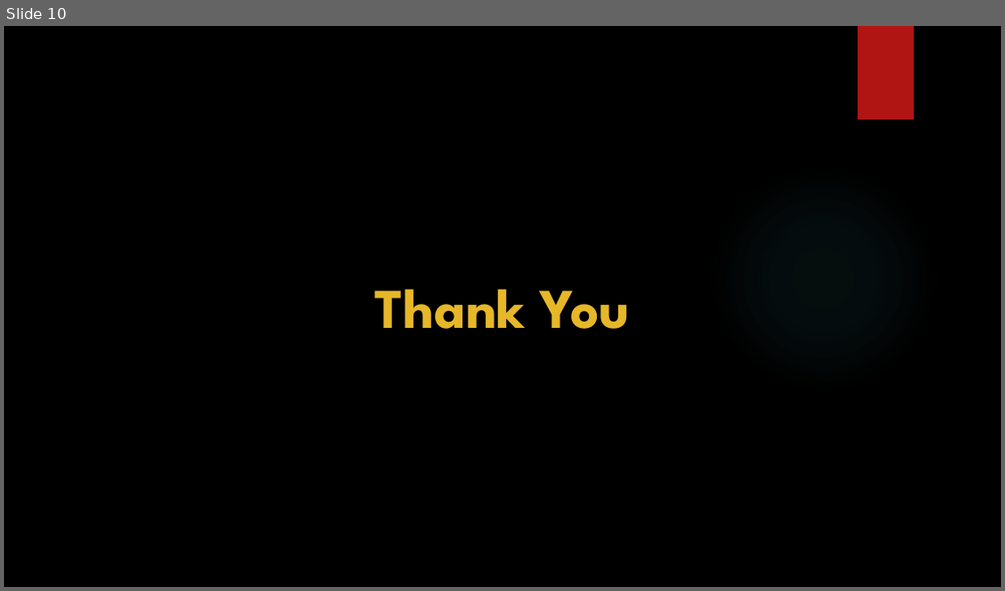
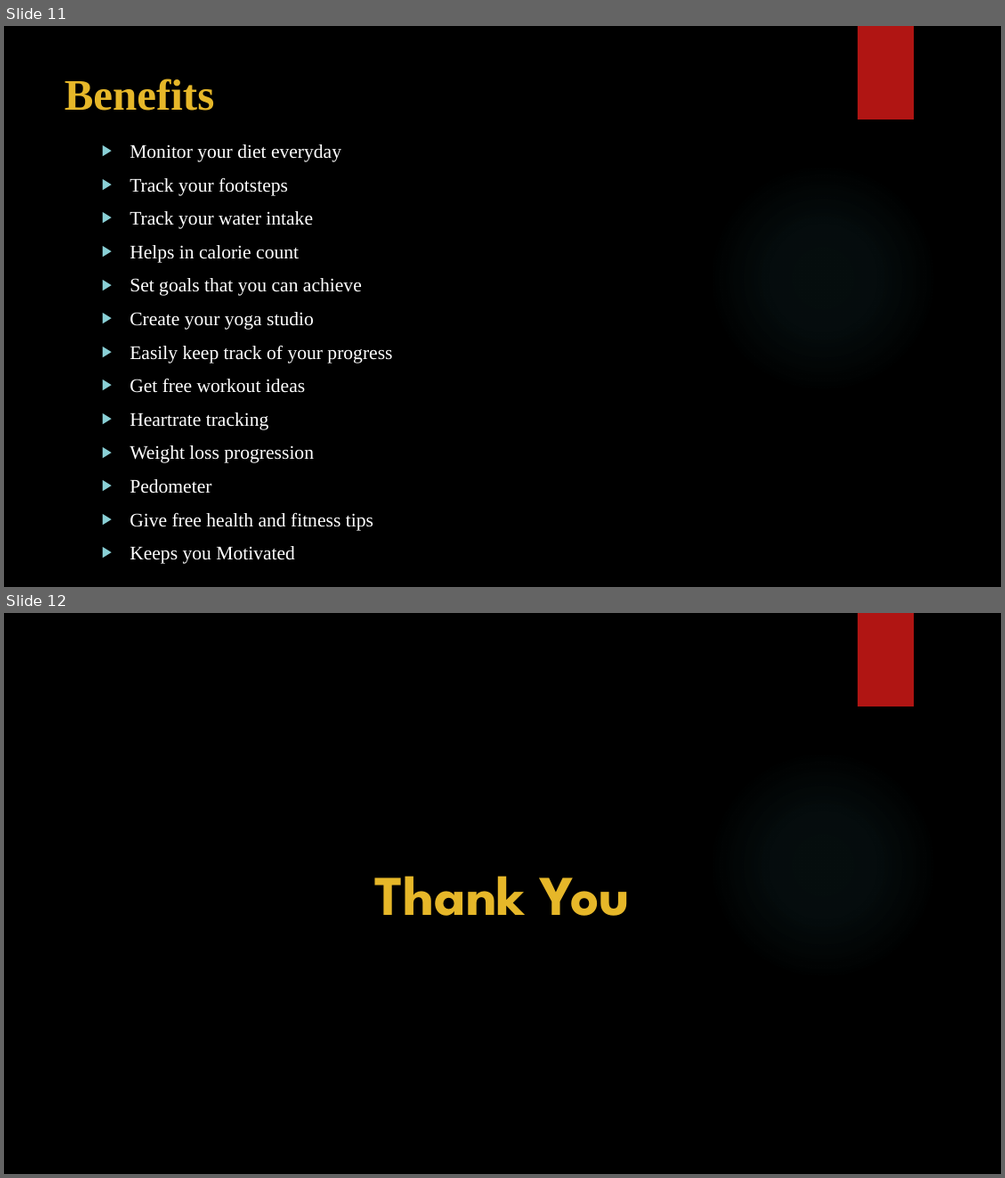
Before and after one commit to sowmyathogiti/Healthify, a slide deck: Healthify-NWMSU.pptx. Shown one above the other, each under a label of ours: slide 10 before the commit, slides 11 and 12 after it. The pictures are 1005x591 and 1005x1178 pixels, drawn with LibreOffice and Linux fonts; fonts in the diff are those of the drawing; background and template pictures are left out. Boxes give left, top, right and bottom in pixels: in the first picture for what was removed or moved away, otherwise in the second. Text is boxed around its words. In the diff, an @@ line names an element or a change of style, - is before the commit and + after.

```diff
--- a/Healthify-NWMSU.pptx
+++ b/Healthify-NWMSU.pptx
@@ slide 11 added at box(4, 26, 1001, 587), background picture (left out); not listed: 2 template elements that a slide beside it also shows @@
@@ title added at box(65, 79, 215, 111), 42 pt, text #E6B729, bold @@
+Benefits
@@ text added at box(129, 144, 392, 531), 18.5 pt, text #FFFFFF @@
+▶ Monitor your diet everyday
+▶ Track your footsteps
+▶ Track your water intake
+▶ Helps in calorie count
+▶ Set goals that you can achieve
+▶ Create your yoga studio
+▶ Easily keep track of your progress
+▶ Get free workout ideas
+▶ Heartrate tracking
+▶ Weight loss progression
+▶ Pedometer
+▶ Give free health and fitness tips
+▶ Keeps you Motivated
@@ what was slide 10 is now slide 12 @@
```
Also in this commit, not shown: 1 other slide added.
